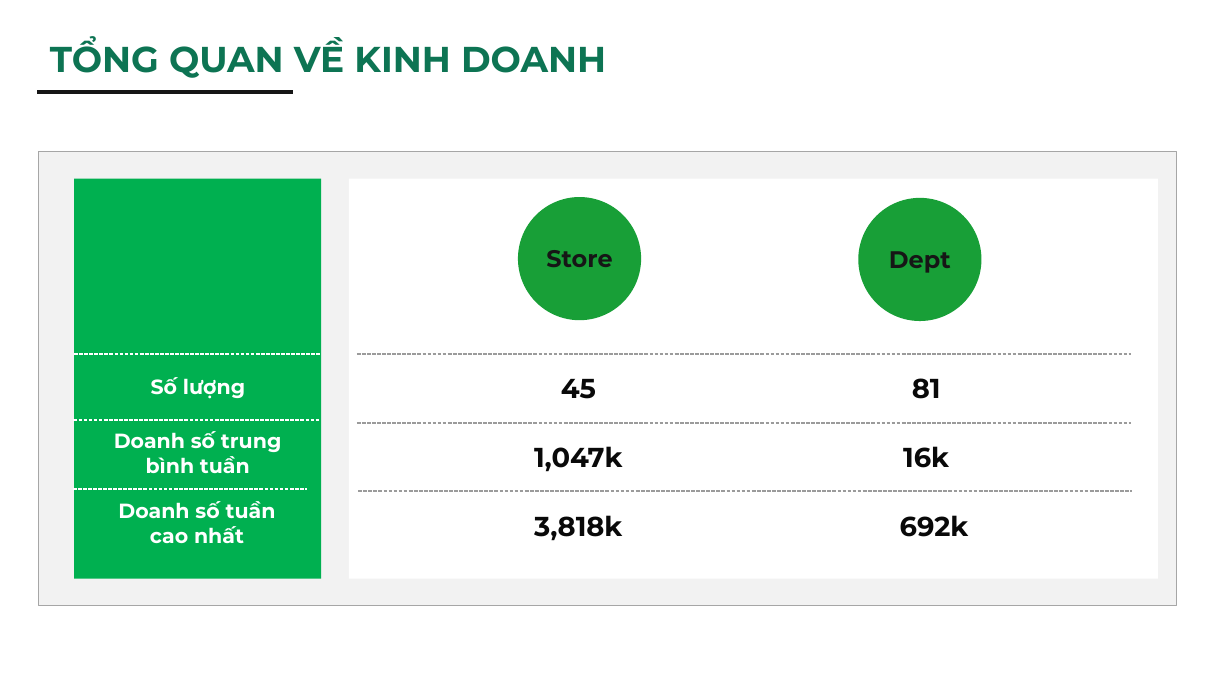
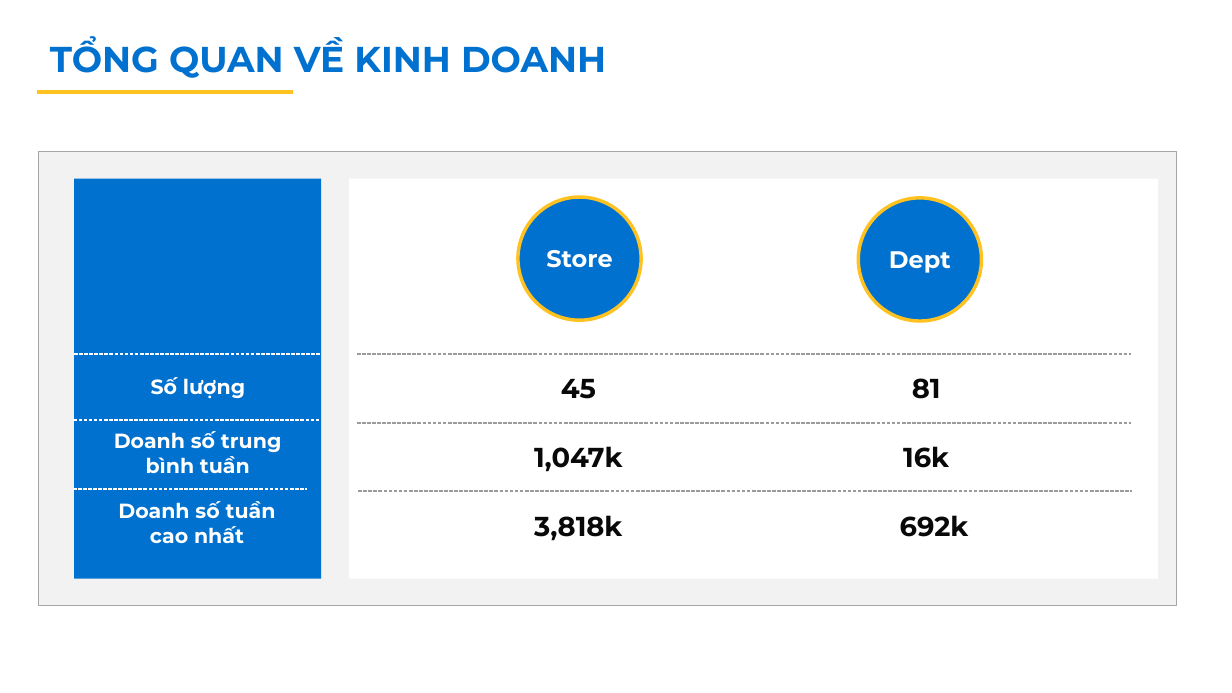
Before and after one commit to passat05/retail-data-analysis, a slide deck: slide 3 of ThoiTV_Retail_Data_Analysis.pptx. Drawn at 1232x693 pixels with LibreOffice and Linux fonts; fonts in the diff are those of the drawing. Boxes give left, top, right and bottom in pixels: in the first picture for what was removed or moved away, otherwise in the second. Text is boxed around its words. In the diff, an @@ line names an element or a change of style, - is before the commit and + after.

```diff
--- a/ThoiTV_Retail_Data_Analysis.pptx
+++ b/ThoiTV_Retail_Data_Analysis.pptx
@@ text "TỔNG QUAN VỀ KINH DOANH" at (50, 38, 606, 78): text colour #0D7453 to #0071CE @@
@@ line (37, 92) - (293, 92): stroke #161616 2.25 pt to #FFC220 2.25 pt @@
@@ rectangle at (74, 179, 322, 579): fill #00B050 to #0071CE @@
@@ ellipse at (517, 197, 641, 320): fill #189F37 to #0071CE; outline none to #FFC220 2 pt @@
@@ ellipse at (859, 198, 982, 322): fill #189F37 to #0071CE; outline none to #FFC220 2 pt @@
@@ text "Store" at (546, 250, 612, 268): text colour #161616 to #FFFFFF @@
@@ text "Dept" at (889, 251, 951, 273): text colour #161616 to #FFFFFF @@
```
Also in this commit, not shown: 8 other slides changed.
